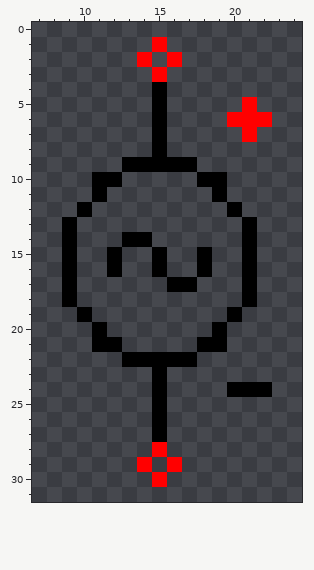
Pixel-art sprite: simulationGUI/bitmaps/ac_voltage.png. The first picture shows the starting point.
The file is 32x32 pixels. Shown: x 7..24, y 0..31.
The result:
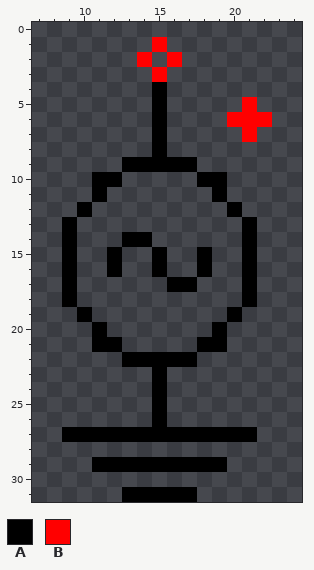
Palette (. is transparent): A #000000  B #ff0000
Edits made:
@@ x 7..24 @@
 23 ........A.........
-24 ........A....AAA..
+24 ........A.........
 25 ........A.........
 26 ........A.........
-27 ........A.........
-28 ........B.........
-29 .......B.B........
-30 ........B.........
-31 ..................
+27 ..AAAAAAAAAAAAA...
+28 ..................
+29 ....AAAAAAAAA.....
+30 ..................
+31 ......AAAAA.......
Boxes around the changes in both pictures, in picture pixels (x1, y1, x2, y2):
changed: (62, 382, 272, 502)
